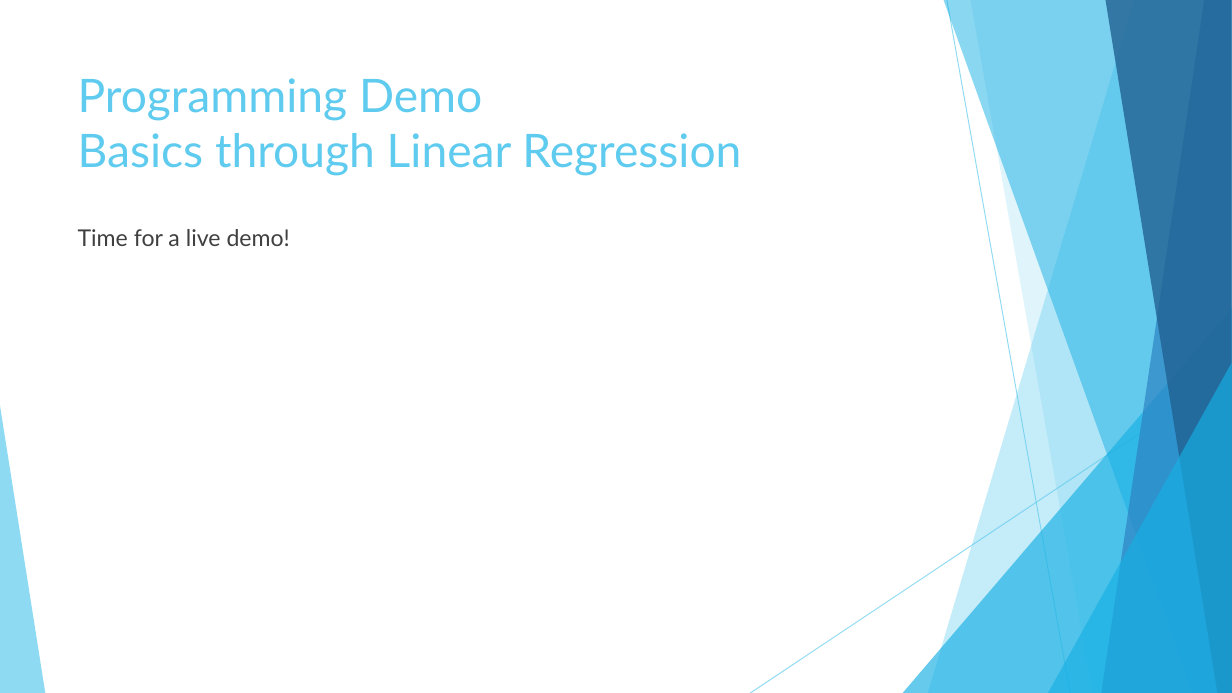
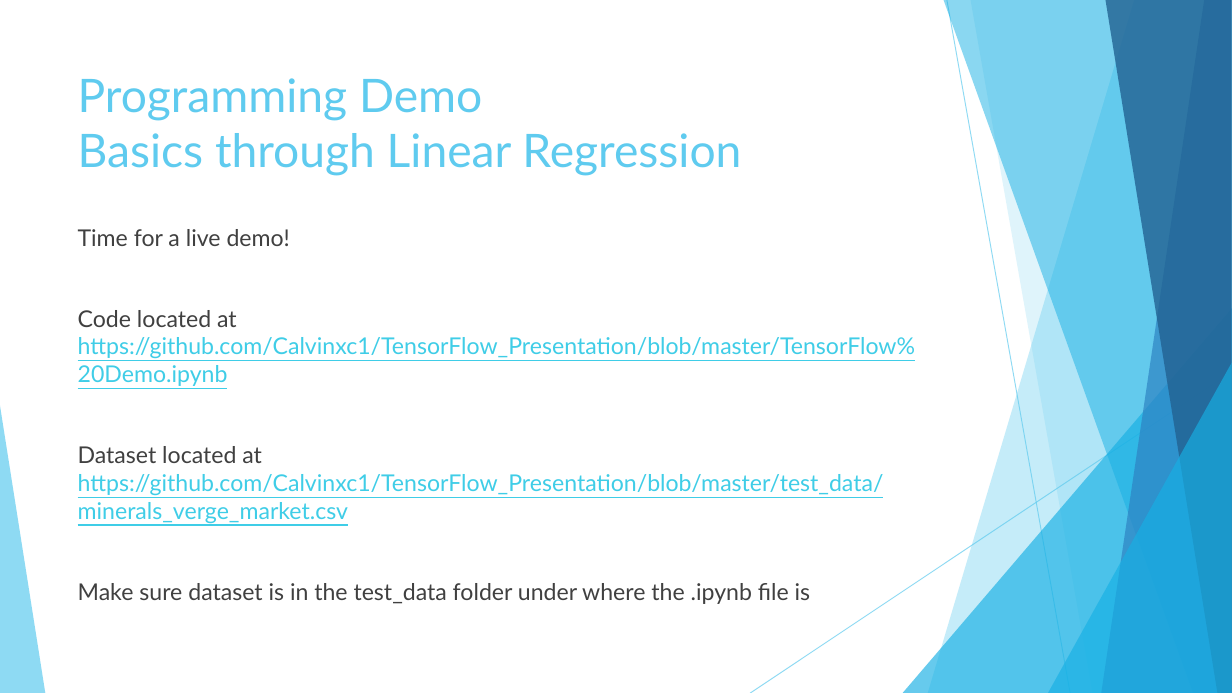
Before and after one commit to Calvinxc1/TensorFlow_Presentation, a slide deck: slide 16 of Intro to TensorFlow.pptx. Drawn at 1232x693 pixels with LibreOffice and Linux fonts; fonts in the diff are those of the drawing. Boxes give left, top, right and bottom in pixels: in the first picture for what was removed or moved away, otherwise in the second. Text is boxed around its words. In the diff, an @@ line names an element or a change of style, - is before the commit and + after.

```diff
--- a/Intro to TensorFlow.pptx
+++ b/Intro to TensorFlow.pptx
@@ text at box(78, 310, 915, 604): paragraphs added @@
+Code located at https://github.com/Calvinxc1/TensorFlow_Presentation/blob/master/TensorFlow%20Demo.ipynb
+Dataset located at https://github.com/Calvinxc1/TensorFlow_Presentation/blob/master/test_data/minerals_verge_market.csv
+Make sure dataset is in the test_data folder under where the .ipynb file is
```
Also in this commit, not shown: 8 other slides changed, 1 other file.
